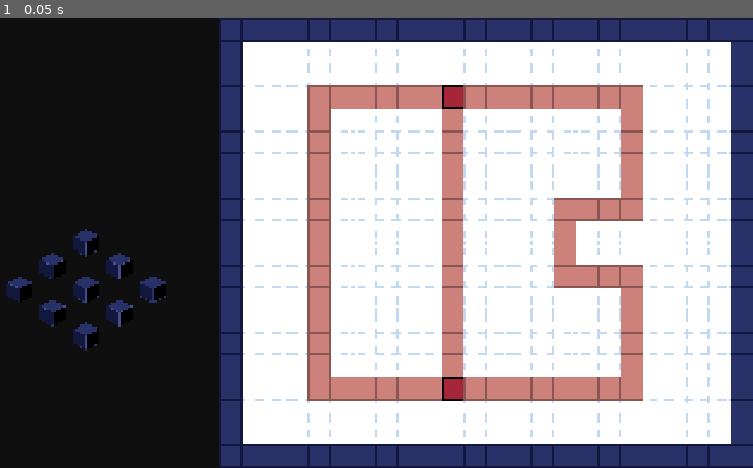
Above: before the commit, frame 1.
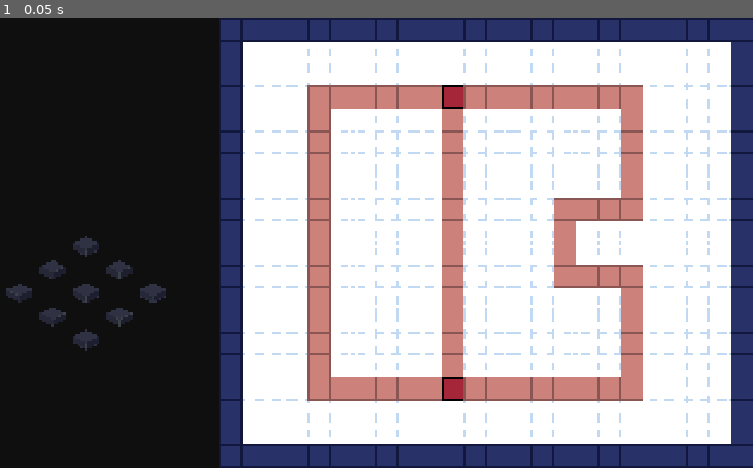
Above: after the commit, the same moment.

Repository: ClemiDouce/halloween-game-jam-2026
Game: Godot game, scene res://scenes/world.tscn
The game is run twice, just before and just after one commit, with the same random seed, the same clock (stepped at 60 frames per second) and the same inputs.
Inputs:
- Up to frame 1 (0.05 s): no input

The runs differ from the first frame. In frame 1, 1.1% of the frame differs, in the area x 0-23%, y 46-74%.

Commit message:
Yep, we did that.

Diff:
--- /dev/null
+++ b/data/buildings/tank_factory.tres
@@ -0,0 +1,18 @@
+[gd_resource type="Resource" script_class="Building" format=3 uid="uid://dd8teimdeenv4"]
+
+[ext_resource type="Script" uid="uid://byl1qp26ywmec" path="res://scripts/data/building.gd" id="1_2f3vs"]
+[ext_resource type="Texture2D" uid="uid://dqynw23cvcrts" path="res://assets/art/placeholder/building_placeholder_2.png" id="1_ob3md"]
+[ext_resource type="Script" uid="uid://ctxaornc1ibjt" path="res://scripts/units/unit_ressource.gd" id="3_xi2ec"]
+[ext_resource type="Resource" uid="uid://l0m3pssrbkug" path="res://data/units/gun_soldier.tres" id="4_ti5y2"]
+
+[sub_resource type="InputEventKey" id="InputEventKey_e1w6c"]
+device = -1
+keycode = 66
+unicode = 98
+
+[resource]
+script = ExtResource("1_2f3vs")
+input_keyboard = SubResource("InputEventKey_e1w6c")
+building_texture = ExtResource("1_ob3md")
+units = Array[ExtResource("3_xi2ec")]([ExtResource("4_ti5y2")])
+metadata/_custom_type_script = "uid://byl1qp26ywmec"
--- a/data/units/gun_soldier.tres
+++ b/data/units/gun_soldier.tres
@@ -2,6 +2,11 @@
 
 [ext_resource type="Script" uid="uid://ctxaornc1ibjt" path="res://scripts/units/unit_ressource.gd" id="1_l8t0w"]
 [ext_resource type="Texture2D" uid="uid://suvn2sac2fe1" path="res://assets/art/placeholder/unit_placeholder.png" id="2_1g1w0"]
+
+[sub_resource type="InputEventKey" id="InputEventKey_1g1w0"]
+device = -1
+keycode = 71
+unicode = 103
 
 [resource]
 script = ExtResource("1_l8t0w")
@@ -11,4 +16,5 @@
 attack_range = 30.0
 cost = 100
 texture = ExtResource("2_1g1w0")
+input_keyboard = SubResource("InputEventKey_1g1w0")
 metadata/_custom_type_script = "uid://ctxaornc1ibjt"
--- a/scenes/base_view.tscn
+++ b/scenes/base_view.tscn
@@ -1,6 +1,8 @@
 [gd_scene format=3 uid="uid://dk1sgrxi5yepn"]
 
 [ext_resource type="Script" uid="uid://clj2qdxe3u2pk" path="res://scripts/base_building/base_visualizer.gd" id="1_x54rt"]
+[ext_resource type="Texture2D" uid="uid://duwdpq6jhvhra" path="res://assets/art/placeholder/building_placeholder_blueprint.png" id="2_kjc6i"]
+[ext_resource type="Texture2D" uid="uid://cymqvgc48ra4m" path="res://assets/art/placeholder/select_arrow.png" id="3_aylgq"]
 
 [node name="BaseView" type="Control" unique_id=526506978 node_paths=PackedStringArray("slot_holder")]
 layout_mode = 3
@@ -10,6 +12,8 @@
 grow_horizontal = 2
 grow_vertical = 2
 script = ExtResource("1_x54rt")
+empty_building_slot_texture = ExtResource("2_kjc6i")
+selection_cursor_texture = ExtResource("3_aylgq")
 slot_holder = NodePath("Control")
 
 [node name="Control" type="PanelContainer" parent="." unique_id=2087092193]
--- a/scenes/world.tscn
+++ b/scenes/world.tscn
@@ -2,9 +2,7 @@
 
 [ext_resource type="PackedScene" uid="uid://cthj6pcpappnu" path="res://scenes/overworld.tscn" id="1_rwgxs"]
 [ext_resource type="PackedScene" uid="uid://dk1sgrxi5yepn" path="res://scenes/base_view.tscn" id="2_4wyf3"]
-[ext_resource type="Texture2D" uid="uid://bcu1spn1h5pkp" path="res://assets/art/placeholder/building_placeholder.png" id="3_k0juu"]
 [ext_resource type="Script" uid="uid://d3nq8uvycb5nh" path="res://scripts/base_building/base_manager.gd" id="4_71j4m"]
-[ext_resource type="Texture2D" uid="uid://cymqvgc48ra4m" path="res://assets/art/placeholder/select_arrow.png" id="4_qfnet"]
 [ext_resource type="Script" uid="uid://cu76jeby58c7o" path="res://scripts/player_controller.gd" id="5_71j4m"]
 
 [node name="World" type="Node" unique_id=1617731920]
@@ -17,8 +15,6 @@
 size_flags_horizontal = 3
 size_flags_vertical = 3
 player = NodePath("../../PlayerController")
-empty_building_slot_texture = ExtResource("3_k0juu")
-selection_cursor_texture = ExtResource("4_qfnet")
 
 [node name="BackgroundLayer" type="CanvasLayer" parent="." unique_id=869438757]
 layer = -64
@@ -31,8 +27,10 @@
 grow_vertical = 2
 color = Color(0, 0, 0, 1)
 
-[node name="BaseManager" type="Node" parent="." unique_id=441521287]
+[node name="BaseManager" type="Node" parent="." unique_id=441521287 node_paths=PackedStringArray("paths", "overworld")]
 script = ExtResource("4_71j4m")
+paths = [NodePath("")]
+overworld = NodePath("../Overworld")
 metadata/_custom_type_script = "uid://d3nq8uvycb5nh"
 
 [node name="PlayerController" type="Node" parent="." unique_id=1060732579 node_paths=PackedStringArray("controlling_base")]
--- a/scripts/base_building/base_manager.gd
+++ b/scripts/base_building/base_manager.gd
@@ -1,17 +1,29 @@
 class_name BaseManager
 extends Node
 
-signal slot_updated(grid_x: int, grid_y: int)
+signal slot_updated(slot: BuildingSlot)
 
 const BUILDING_GRID_X: int = 3
 const BUILDING_GRID_Y: int = 3
 
+static var _buildings: Array[Building] = [preload("res://data/buildings/tank_factory.tres")]
+
+@export var paths: Array[UnitPath]
+@export var overworld: Node2D
+
 var building_slots: Array[BuildingSlot] = []
-var _selected_build_slot = null
+var unit_queue: UnitQueue = UnitQueue.new()
+
+func _ready() -> void:
+	self.unit_queue.unit_ready.connect(func(unit_type, path):
+		print("spawning unit")
+	)
+
+	_generate_building_slots()
 
 
-func _ready() -> void:
-	_generate_building_slots()
+func get_building_types() -> Array[Building]:
+	return _buildings
 
 
 ## Initialize building_slots
@@ -19,6 +31,9 @@
 	for x in range(BUILDING_GRID_X):
 		for y in range(BUILDING_GRID_Y):
 			var slot := BuildingSlot.new()
+			slot.paths = paths
+			slot.queue = unit_queue
+			slot.slot_updated.connect(slot_updated.emit.bind(slot))
 			building_slots.append(slot)
 
 
--- a/scripts/base_building/base_visualizer.gd
+++ b/scripts/base_building/base_visualizer.gd
@@ -47,8 +47,13 @@
 	_cursor.position = _get_world_from_grid(grid_pos.x, grid_pos.y, building_padding) + _origin
 
 
-func _on_slot_updated(grid_x: int, grid_y: int) -> void:
-	var sprite = _get_sprite_from_grid_pos(grid_x, grid_y)
+func _on_slot_updated(slot: BuildingSlot) -> void:
+	var slot_pos = _get_base().get_grid_pos(slot)
+	var sprite = _get_sprite_from_grid_pos(slot_pos.x, slot_pos.y)
+	if slot.has_building():
+		sprite.texture = slot.get_texture()
+	else:
+		sprite.texture = empty_building_slot_texture
 
 
 func _get_world_from_grid(grid_x: int, grid_y: int, padding: Vector2) -> Vector2:
--- a/scripts/base_building/building_slot.gd
+++ b/scripts/base_building/building_slot.gd
@@ -1,2 +1,45 @@
 class_name BuildingSlot
 extends Object
+
+signal slot_updated
+
+var _building: Building = null
+var paths: Array[UnitPath]
+var queue: UnitQueue = null
+
+
+func has_building() -> bool:
+	return _building != null
+
+
+func build(building_type: Building) -> void:
+	if has_building():
+		push_error("BuildingSlot is already in use, cannot build another building")
+		return
+
+	_building = building_type
+	slot_updated.emit()
+
+
+func get_texture() -> Texture:
+	if not _building:
+		return null
+	return _building.building_texture
+
+
+func destroy() -> void:
+	if not has_building():
+		return
+	_building = null
+	slot_updated.emit()
+
+func get_unit_options() -> Array[UnitResource]:
+	if not _building:
+		return []
+	return _building.units
+
+func queue_unit(unit_resource: UnitResource, path_index: int) -> void:
+	if not has_building() or unit_resource not in _building.units:
+		return
+	queue.add_to_queue(unit_resource, paths[path_index])
+	print("Unit queued: %s,%s" % [unit_resource.damage, paths[path_index]])
--- /dev/null
+++ b/scripts/data/building.gd
@@ -0,0 +1,8 @@
+class_name Building
+extends Resource
+
+@export var input_keyboard: InputEventKey
+@export var input_gamepad: InputEventJoypadButton
+
+@export var building_texture: Texture2D
+@export var units: Array[UnitResource] = []
--- a/scripts/player_controller.gd
+++ b/scripts/player_controller.gd
@@ -27,8 +27,34 @@
 		return _selected_building
 
 
+var _path_index: int = 0
+
 func _process(_delta: float) -> void:
 	_handle_building_selection()
+
+
+func _input(event: InputEvent) -> void:
+	_handle_selected_building_slot(event)
+
+
+func _handle_selected_building_slot(event: InputEvent) -> void:
+	if not _selected_building:
+		return
+
+	if _selected_building.has_building():
+		for unit in _selected_building.get_unit_options():
+			if unit.input_keyboard && unit.input_keyboard.is_match(event):
+				_selected_building.queue_unit(unit, _path_index)
+		return
+
+	for building_type in controlling_base.get_building_types():
+		if (
+			(building_type.input_keyboard && building_type.input_keyboard.is_match(event))
+			or (building_type.input_gamepad && building_type.input_gamepad.is_match(event))
+		):
+			_selected_building.build(building_type)
+			print("Built building at %s" % [_selected_building])
+			return
 
 
 func _handle_building_selection():
--- /dev/null
+++ b/scripts/unit_queue.gd
@@ -0,0 +1,7 @@
+class_name UnitQueue
+extends Object
+
+signal unit_ready(type: UnitResource, path: UnitPath)
+
+func add_to_queue(type: UnitResource, path: UnitPath):
+	unit_ready.emit(type, path)
--- a/scripts/units/unit_ressource.gd
+++ b/scripts/units/unit_ressource.gd
@@ -9,3 +9,4 @@
 @export var attack_range : float
 @export var cost : int
 @export var texture : Texture2D
+@export var input_keyboard: InputEventKey
Binary file added: assets/art/placeholder/building_placeholder_2.png
Not shown, added: assets/art/placeholder/building_placeholder_2.png.import
Binary file added: assets/art/placeholder/building_placeholder_blueprint.png
Not shown, added: assets/art/placeholder/building_placeholder_blueprint.png.import
Not shown, added: scripts/data/building.gd.uid
Not shown, added: scripts/unit_queue.gd.uid
Not shown, changed: assets/art/placeholder/building_placeholder.pxo
